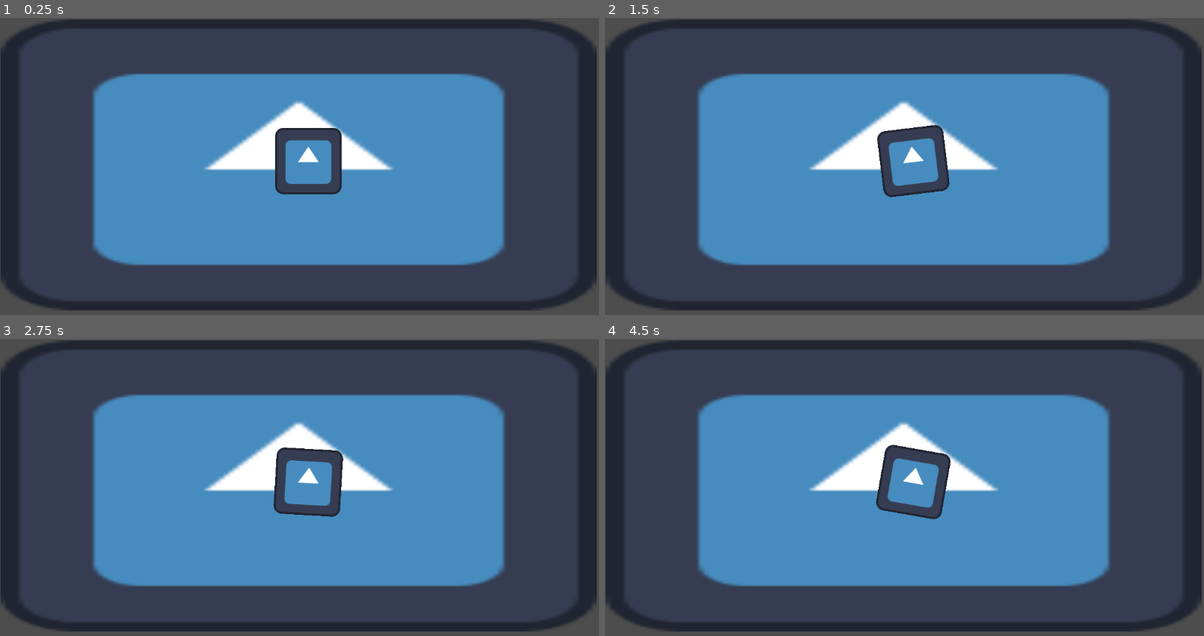
Above: before the commit, frames 1-4 (two rows, left to right).
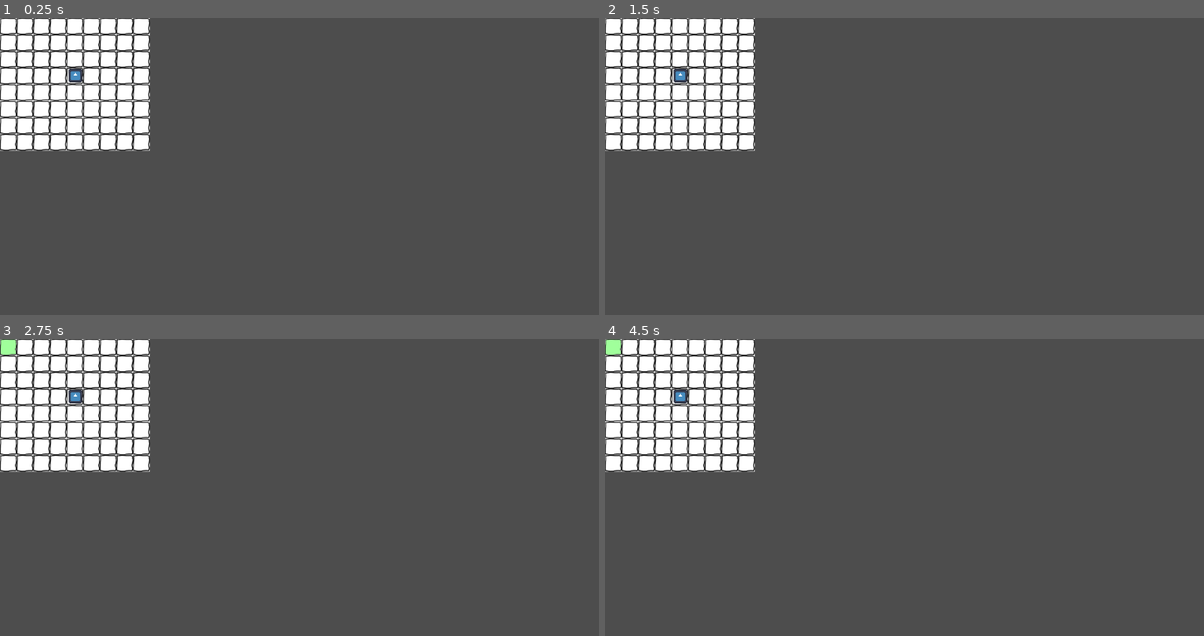
Above: after the commit, the same moments.

Repository: Juanxpeke/GD-FPSJuegos
Game: Godot game, scene res://Core/Maps/Dummy/dummy_scene.tscn
The game is run twice, just before and just after one commit, with the same random seed, the same clock (stepped at 60 frames per second) and the same inputs. The engine's default icon, where the game draws it, is replaced by a stand-in: a white triangle on a blue panel in a dark square.
Inputs (mouse positions are in pixels of both pictures, inside the frame that each line leads up to):
- Up to frame 1 (0.25 s): no input
- Up to frame 2 (1.5 s): tap Enter (ui_accept) at 0.5, 0.77, 0.8, 1.07, 1.35 s; move the mouse to (1036, 169) at 0.52 s; hold , (dummy) 0.53-1.28 s; move the mouse to (784, 202) at 1.27 s
- Up to frame 3 (2.75 s): tap Enter (ui_accept) at 1.52, 1.82, 2, 2.3 s; tap , (dummy) at 1.55 s; move the mouse to (359, 434) at 2.02 s; hold , (dummy) from 2.03 s (still down)
- Up to frame 4 (4.5 s): move the mouse to (874, 573) at 2.77 s; release , (dummy) at 2.78 s; tap , (dummy) at 2.85, 4.35 s; tap Enter (ui_accept) at 3.02, 3.32, 3.5 s; move the mouse to (1084, 558) at 3.52 s; hold Enter (ui_accept) 3.53-4.28 s; move the mouse to (724, 457) at 4.27 s

The runs differ from the first frame. In frame 1, 62% of the frame differs, in the area x 0-100%, y 0-99%; in frame 2, 62%; in frame 3, 62%; in frame 4, 62%.

Commit message:
Added basic board logic

Diff:
--- /dev/null
+++ b/Core/Board/Tilesets/BasicTileset/basic_tileset.tres
@@ -0,0 +1,28 @@
+[gd_resource type="TileSet" load_steps=7 format=3 uid="uid://cxql6c4d1tdd0"]
+
+[ext_resource type="Texture2D" uid="uid://uhqvqiuy5vlv" path="res://Core/Board/Tilesets/BasicTileset/basic_tile.png" id="1_vxar6"]
+[ext_resource type="Texture2D" uid="uid://cwglrajhalqm" path="res://Core/Board/Tilesets/BasicTileset/movement_tile.png" id="2_gv8fo"]
+[ext_resource type="Texture2D" uid="uid://qdgijuryvkh0" path="res://Core/Board/Tilesets/BasicTileset/movement_blocked_tile.png" id="3_uesua"]
+
+[sub_resource type="TileSetAtlasSource" id="TileSetAtlasSource_r6bfy"]
+texture = ExtResource("1_vxar6")
+texture_region_size = Vector2i(32, 32)
+0:0/0 = 0
+
+[sub_resource type="TileSetAtlasSource" id="TileSetAtlasSource_y73ql"]
+texture = ExtResource("2_gv8fo")
+texture_region_size = Vector2i(32, 32)
+0:0/0 = 0
+
+[sub_resource type="TileSetAtlasSource" id="TileSetAtlasSource_klx5k"]
+texture = ExtResource("3_uesua")
+0:0/0 = 0
+1:0/0 = 0
+0:1/0 = 0
+1:1/0 = 0
+
+[resource]
+tile_size = Vector2i(32, 32)
+sources/0 = SubResource("TileSetAtlasSource_r6bfy")
+sources/1 = SubResource("TileSetAtlasSource_y73ql")
+sources/2 = SubResource("TileSetAtlasSource_klx5k")
--- /dev/null
+++ b/Core/Board/board.gd
@@ -0,0 +1,157 @@
+class_name Board
+extends TileMap
+
+enum Layer { BOARD_LAYER, MOVEMENT_LAYER }
+enum Tile { BOARD_TILE, MOVEMENT_TILE, MOVEMENT_BLOCKED_TILE }
+
+var units: Array[Node2D] = []
+
+# Private
+
+# Called when the node enters the scene tree for the first time
+func _ready() -> void:
+	GameManager.board = self
+
+# Called every frame. 'delta' is the elapsed time since the previous frame
+func _process(_delta: float) -> void:
+	if Input.is_action_pressed("dummy"):
+		show_movement_cells([Vector2i(0,0)], [])
+	if Input.is_action_pressed("ui_accept"):
+		hide_movement_cells()
+
+# Returns an array with the cells in the discrete line from (x0, y0) to (x1, y1)
+# Low part of modified Dofus' line algorithm
+func _get_cells_line_low(x0: int, y0: int, x1: int, y1: int) -> Array:
+	var cells_line = []
+	var dx: int = x1 - x0
+	var dy: int = y1 - y0
+	var yi: int = 1
+
+	if dy < 0:
+		yi = -1
+		dy = -dy
+
+	var D: int = dy - dx
+	var y: int = y0
+
+	for x in range(x0, x1 + 1):
+		cells_line.append(Vector2(x, y))
+		if D > 0:
+			cells_line.append(Vector2(x, y + yi))
+			y = y + yi
+			D = D + (2 * (dy - dx))
+		elif D < 0:
+			D = D + 2 * dy
+		else:
+			y = y + yi
+			D = D + (2 * (dy - dx))
+
+	return cells_line
+
+# Returns an array with the cells in the discrete line from (x0, y0) to (x1, y1)
+# High part of modified Dofus' line algorithm
+func _get_cells_line_high(x0: int, y0: int, x1: int, y1: int) -> Array:
+	var cells_line = []
+	var dx: int = x1 - x0
+	var dy: int = y1 - y0
+	var xi: int = 1
+
+	if dx < 0:
+		xi = -1
+		dx = -dx
+
+	var D: int = dx - dy
+	var x: int = x0
+
+	for y in range(y0, y1 + 1):
+		cells_line.append(Vector2(x, y))
+		if D > 0:
+			cells_line.append(Vector2(x + xi, y))
+			x = x + xi
+			D = D + (2 * (dx - dy))
+		elif D < 0:
+			D = D + 2 * dx
+		else:
+			x = x + xi
+			D = D + (2 * (dx - dy))
+
+	return cells_line
+
+# Returns an array with the cells in the discrete line from start_cell to end_cell
+# It uses a modified version of the Bresenham's line algorithm divided in different
+# cases, trying to replicate the Dofus' behaviour
+func _get_cells_line(start_cell: Vector2i, end_cell: Vector2i) -> Array:
+	var x0: int = start_cell[0]
+	var y0: int = start_cell[1]
+	var x1: int = end_cell[0]
+	var y1: int = end_cell[1]
+
+	if abs(y1 - y0) < abs(x1 - x0):
+		if x0 > x1:
+			return _get_cells_line_low(x1, y1, x0, y0)
+		else:
+			return _get_cells_line_low(x0, y0, x1, y1)
+	else:
+		if y0 > y1:
+			return _get_cells_line_high(x1, y1, x0, y0)
+		else:
+			return _get_cells_line_high(x0, y0, x1, y1)
+
+# Public
+
+# Gets the cell from a given 2D position
+func get_cell(cell_position: Vector2) -> Vector2i:
+	return local_to_map(to_local(cell_position))
+
+# Get the max range of cells
+func get_max_cell_range() -> int:
+	var board_cells_size := get_used_rect().size
+	return max(board_cells_size.x, board_cells_size.y)
+
+# Filter the given cells by free cells or blocked cells
+func filter_cells(cells: Array, origin_cell := Vector2i(0, 0), is_blockable := true) -> Array:
+	var free_cells := []
+	var blocked_cells := []
+	var board_cells := get_used_cells(Layer.BOARD_LAYER)
+
+	for cell in cells:
+		var is_cell_blocked := false
+
+		if not cell in board_cells:
+			continue
+
+		if not is_blockable:
+			free_cells.append(cell)
+			continue
+
+		var cells_line := _get_cells_line(origin_cell, cell)
+
+		for unit in units:
+			var unit_cell := get_cell(unit.global_position)
+
+			if unit_cell in cells_line and unit_cell != origin_cell and unit_cell != cell:
+				is_cell_blocked = true
+				break
+
+		if is_cell_blocked:
+			blocked_cells.append(cell)
+		else:
+			free_cells.append(cell)
+
+	return [free_cells, blocked_cells]
+
+# Shows the movement cells
+func show_movement_cells(free_cells: Array, blocked_cells: Array) -> void:
+	# TODO para la propiedad salto, tener en cuenta movimientos no lineales como el caballo
+	# En ese caso serian 4 casillas de movimiento y no se podria definir la propiedad NO SALTO
+	# para el caballo o cualquiera que no tenga casillas de movimientos conexas hasta el origen
+	# del personaje
+	# TODO una pieza como el peon tiene distintas celdas de movimiento y de ataque
+	for cell in free_cells:
+		set_cell(Layer.MOVEMENT_LAYER, cell, Tile.MOVEMENT_TILE, Vector2i(0, 0))
+	for cell in blocked_cells:
+		set_cell(Layer.MOVEMENT_LAYER, cell, Tile.MOVEMENT_BLOCKED_TILE, Vector2i(0, 0))
+
+# Hides the movement cells
+func hide_movement_cells() -> void:
+	clear_layer(Layer.MOVEMENT_LAYER)
--- /dev/null
+++ b/Core/Board/board.tscn
@@ -0,0 +1,18 @@
+[gd_scene load_steps=3 format=3 uid="uid://8n47mb14jmmk"]
+
+[ext_resource type="TileSet" uid="uid://cxql6c4d1tdd0" path="res://Core/Board/Tilesets/BasicTileset/basic_tileset.tres" id="1_07ssu"]
+[ext_resource type="Script" path="res://Core/Board/board.gd" id="2_nl1mr"]
+
+[node name="Board" type="TileMap"]
+tile_set = ExtResource("1_07ssu")
+cell_quadrant_size = 128
+format = 2
+layer_0/tile_data = PackedInt32Array(0, 0, 0, 1, 0, 0, 2, 0, 0, 3, 0, 0, 4, 0, 0, 5, 0, 0, 6, 0, 0, 7, 0, 0, 8, 0, 0, 65544, 0, 0, 65543, 0, 0, 65542, 0, 0, 65541, 0, 0, 65540, 0, 0, 65539, 0, 0, 65538, 0, 0, 65537, 0, 0, 65536, 0, 0, 131072, 0, 0, 131073, 0, 0, 131074, 0, 0, 131075, 0, 0, 131076, 0, 0, 131077, 0, 0, 131078, 0, 0, 131079, 0, 0, 131080, 0, 0, 196616, 0, 0, 196615, 0, 0, 262151, 0, 0, 262150, 0, 0, 262149, 0, 0, 262148, 0, 0, 196612, 0, 0, 196611, 0, 0, 196610, 0, 0, 196609, 0, 0, 196608, 0, 0, 262145, 0, 0, 262146, 0, 0, 262147, 0, 0, 196613, 0, 0, 196614, 0, 0, 262152, 0, 0, 262144, 0, 0, 327680, 0, 0, 327681, 0, 0, 327682, 0, 0, 327683, 0, 0, 327684, 0, 0, 327685, 0, 0, 327687, 0, 0, 327688, 0, 0, 327686, 0, 0, 393224, 0, 0, 393223, 0, 0, 393222, 0, 0, 393221, 0, 0, 393220, 0, 0, 393219, 0, 0, 393218, 0, 0, 393217, 0, 0, 393216, 0, 0, 458752, 0, 0, 458753, 0, 0, 458754, 0, 0, 458755, 0, 0, 458756, 0, 0, 458758, 0, 0, 458759, 0, 0, 458760, 0, 0, 458757, 0, 0)
+layer_1/name = ""
+layer_1/enabled = true
+layer_1/modulate = Color(1, 1, 1, 1)
+layer_1/y_sort_enabled = false
+layer_1/y_sort_origin = 0
+layer_1/z_index = 0
+layer_1/tile_data = PackedInt32Array()
+script = ExtResource("2_nl1mr")
--- a/Core/Maps/Dummy/dummy_scene.tscn
+++ b/Core/Maps/Dummy/dummy_scene.tscn
@@ -1,14 +1,11 @@
 [gd_scene load_steps=3 format=3 uid="uid://db36f8ux7a06p"]
 
-[ext_resource type="Texture2D" uid="uid://b1vs0okbp4qj2" path="res://icon.svg" id="1_ghafs"]
-[ext_resource type="PackedScene" uid="uid://46b8ja33mo1e" path="res://Core/Piece/piece.tscn" id="2_161lw"]
+[ext_resource type="PackedScene" uid="uid://8n47mb14jmmk" path="res://Core/Board/board.tscn" id="1_uphg7"]
+[ext_resource type="PackedScene" uid="uid://deu52wnh547lv" path="res://Core/Units/unit.tscn" id="2_miyyu"]
 
 [node name="DummyScene" type="Node2D"]
 
-[node name="Background" type="Sprite2D" parent="."]
-position = Vector2(574.5, 283.5)
-scale = Vector2(8.96094, 4.38281)
-texture = ExtResource("1_ghafs")
+[node name="Board" parent="." instance=ExtResource("1_uphg7")]
 
-[node name="Piece" parent="." instance=ExtResource("2_161lw")]
-position = Vector2(593, 276)
+[node name="Unit" parent="." instance=ExtResource("2_miyyu")]
+position = Vector2(145, 111)
--- a/Core/Piece/Piece.gd
+++ /dev/null
@@ -1,13 +0,0 @@
-extends Node
-
-@onready var animation_player = $AnimationPlayer
-
-# Called when the node enters the scene tree for the first time.
-func _ready() -> void:
-	pass # Replace with function body.
-
-
-# Called every frame. 'delta' is the elapsed time since the previous frame.
-func _process(delta: float) -> void:
-	if Input.is_action_just_pressed("dummy"):
-		animation_player.play("dummy")
--- a/Core/Piece/Piece.tscn
+++ /dev/null
@@ -1,52 +0,0 @@
-[gd_scene load_steps=6 format=3 uid="uid://46b8ja33mo1e"]
-
-[ext_resource type="Texture2D" uid="uid://b1vs0okbp4qj2" path="res://icon.svg" id="1_4jhny"]
-[ext_resource type="Script" path="res://Core/Piece/piece.gd" id="1_q8v7h"]
-
-[sub_resource type="Animation" id="Animation_2sic0"]
-length = 0.001
-tracks/0/type = "value"
-tracks/0/imported = false
-tracks/0/enabled = true
-tracks/0/path = NodePath("Icon:rotation")
-tracks/0/interp = 1
-tracks/0/loop_wrap = true
-tracks/0/keys = {
-"times": PackedFloat32Array(0),
-"transitions": PackedFloat32Array(1),
-"update": 0,
-"values": [0.0]
-}
-
-[sub_resource type="Animation" id="Animation_8vhrf"]
-resource_name = "dummy"
-step = 0.08
-tracks/0/type = "value"
-tracks/0/imported = false
-tracks/0/enabled = true
-tracks/0/path = NodePath("Icon:rotation")
-tracks/0/interp = 1
-tracks/0/loop_wrap = true
-tracks/0/keys = {
-"times": PackedFloat32Array(0, 0.1, 0.24, 0.4, 0.56, 0.72, 0.88, 1),
-"transitions": PackedFloat32Array(1, 1, 1, 1, 1, 1, 1, 1),
-"update": 0,
-"values": [0.0, 0.174533, -0.174533, 0.174533, -0.174533, 0.174533, -0.174533, 0.0]
-}
-
-[sub_resource type="AnimationLibrary" id="AnimationLibrary_k275h"]
-_data = {
-"RESET": SubResource("Animation_2sic0"),
-"dummy": SubResource("Animation_8vhrf")
-}
-
-[node name="Piece" type="Node2D"]
-script = ExtResource("1_q8v7h")
-
-[node name="Icon" type="Sprite2D" parent="."]
-texture = ExtResource("1_4jhny")
-
-[node name="AnimationPlayer" type="AnimationPlayer" parent="."]
-libraries = {
-"": SubResource("AnimationLibrary_k275h")
-}
--- /dev/null
+++ b/Core/Units/unit.gd
@@ -0,0 +1,63 @@
+class_name Unit
+extends Node2D
+
+# Range -1 implies infinite range, that in practice is board size. If there exists
+# board size changes we must implement a signal logic for infinite range units
+@export var movement_range: int = -1
+@export var attack_range: int = -1
+@export var can_jump: bool = false
+
+var inner_movement_range: int
+var inner_attack_range: int
+
+@onready var sprite := %Sprite
+@onready var area := %Area
+
+# Private
+
+# Called when the node enters the scene tree for the first time
+func _ready() -> void:
+	inner_movement_range = movement_range
+	if inner_movement_range == -1:
+		inner_movement_range = GameManager.board.get_max_cell_range()
+
+	inner_attack_range = attack_range
+	if inner_attack_range == -1:
+		inner_attack_range = GameManager.board.get_max_cell_range()
+
+	area.connect("mouse_entered", _on_mouse_entered)
+	area.connect("mouse_exited", _on_mouse_exited)
+
+# Called every frame. 'delta' is the elapsed time since the previous frame
+func _process(delta: float) -> void:
+	pass
+
+# Called when the mouse enters the unit
+func _on_mouse_entered() -> void:
+	var origin_cell := GameManager.board.get_cell(position)
+	var movement_cells := get_movement_cells()
+	var filtered_cells := GameManager.board.filter_cells(movement_cells, origin_cell, !can_jump)
+	GameManager.board.show_movement_cells(filtered_cells[0], filtered_cells[1])
+
+# Called when the mouse exits the unit
+func _on_mouse_exited() -> void:
+	GameManager.board.hide_movement_cells()
+
+# Public
+
+# Returns the movement cells
+func get_movement_cells() -> Array:
+	var movement_cells := []
+	var origin_cell := GameManager.board.get_cell(position)
+
+	# TODO add cell descriptors so you can dinamically add linear or diagonal or any
+	# special kind of movement, and also block it (for just adding cell descriptors is not
+	# necessary, just a private variable local_movement_cells = [...] that you can modify)
+	for i in range(inner_movement_range):
+		movement_cells.append(origin_cell + Vector2i(0, i))
+
+	return movement_cells
+
+# Returns the attack cells
+func get_attack_cells() -> Array:
+	return []
--- /dev/null
+++ b/Core/Units/unit.tscn
@@ -0,0 +1,21 @@
+[gd_scene load_steps=4 format=3 uid="uid://deu52wnh547lv"]
+
+[ext_resource type="Script" path="res://Core/Units/unit.gd" id="1_eqqdm"]
+[ext_resource type="Texture2D" uid="uid://b1vs0okbp4qj2" path="res://icon.svg" id="1_w3vpn"]
+
+[sub_resource type="RectangleShape2D" id="RectangleShape2D_oce3x"]
+size = Vector2(25, 25)
+
+[node name="Unit" type="Node2D"]
+script = ExtResource("1_eqqdm")
+
+[node name="Sprite" type="Sprite2D" parent="."]
+unique_name_in_owner = true
+scale = Vector2(0.2, 0.2)
+texture = ExtResource("1_w3vpn")
+
+[node name="Area" type="Area2D" parent="."]
+unique_name_in_owner = true
+
+[node name="BoxShape" type="CollisionShape2D" parent="Area"]
+shape = SubResource("RectangleShape2D_oce3x")
--- a/Extra/template.tscn
+++ b/Extra/template.tscn
@@ -1,3 +1,5 @@
 [gd_scene format=3 uid="uid://cqqay12fi87ga"]
 
-[node name="template" type="Node"]
+[node name="Template" type="Node"]
+
+[node name="TemplateNode" type="Node" parent="."]
--- /dev/null
+++ b/Global/game_manager.gd
@@ -0,0 +1,11 @@
+extends Node
+
+var board: Board
+
+# Called when the node enters the scene tree for the first time
+func _ready() -> void:
+	pass # Replace with function body.
+
+# Called every frame. 'delta' is the elapsed time since the previous frame
+func _process(delta: float) -> void:
+	pass
--- a/project.godot
+++ b/project.godot
@@ -15,6 +15,10 @@
 config/features=PackedStringArray("4.1", "Forward Plus")
 config/icon="res://icon.svg"
 
+[autoload]
+
+GameManager="*res://Global/game_manager.gd"
+
 [input]
 
 dummy={
Binary file added: Core/Board/Tilesets/BasicTileset/basic_tile.png
Not shown, added: Core/Board/Tilesets/BasicTileset/basic_tile.png.import
Binary file added: Core/Board/Tilesets/BasicTileset/movement_blocked_tile.png
Not shown, added: Core/Board/Tilesets/BasicTileset/movement_blocked_tile.png.import
Binary file added: Core/Board/Tilesets/BasicTileset/movement_tile.png
Not shown, added: Core/Board/Tilesets/BasicTileset/movement_tile.png.import
